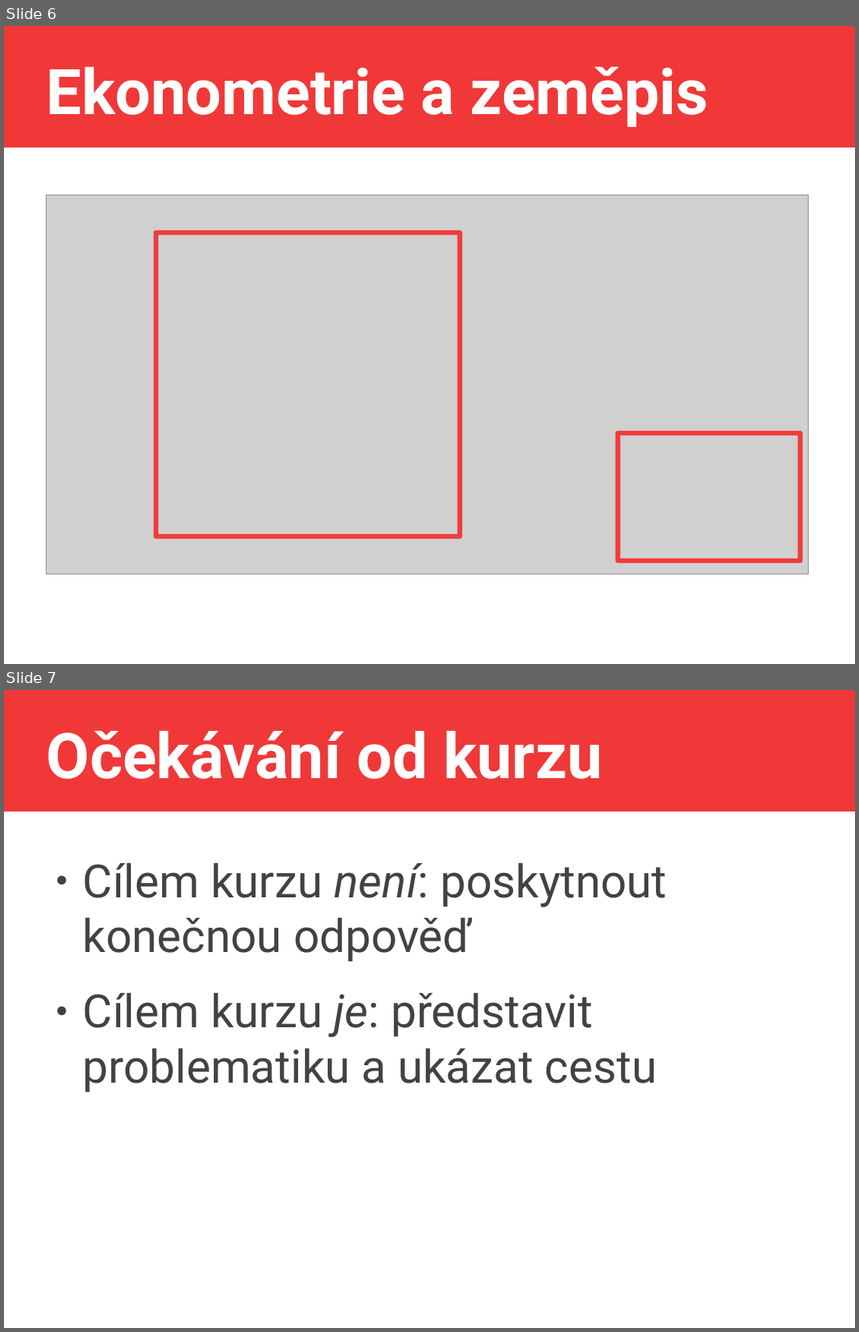
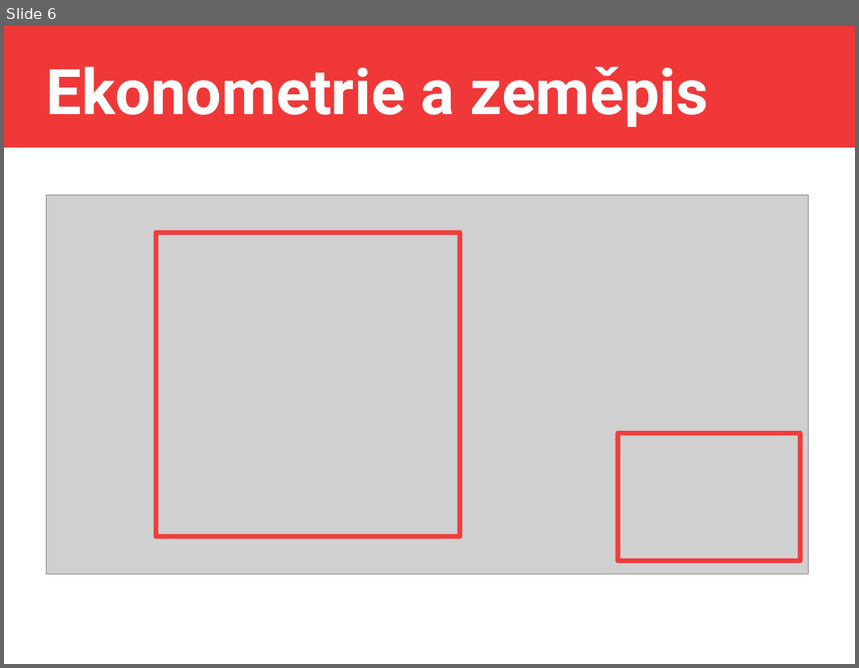
Before and after one commit to jlacko/4EK418, a slide deck: prez/0 - intro 4EK418.odp. Shown one above the other, each under a label of ours: slides 6 and 7 before the commit, slide 6 after it. The pictures are 859x1332 and 859x668 pixels, drawn with LibreOffice and Linux fonts; fonts in the diff are those of the drawing; grey boxes stand for pictures. Boxes give left, top, right and bottom in pixels: in the first picture for what was removed or moved away, otherwise in the second. Text is boxed around its words. In the diff, an @@ line names an element or a change of style, - is before the commit and + after.

Commit message:
zatoulaný slide

```diff
--- a/prez/0 - intro 4EK418.odp
+++ b/prez/0 - intro 4EK418.odp
@@ slide 7 removed at [4, 690, 855, 1328], background #FFFFFF; not listed: 1 template element that a slide beside it also shows @@
@@ title removed at [47, 731, 602, 779] @@
-Očekávání od kurzu
@@ text removed at [83, 863, 667, 1093] @@
-● Cílem kurzu není: poskytnout konečnou odpověď
-● Cílem kurzu je: představit problematiku a ukázat cestu
```
Also in this commit, not shown: 1 other file.
